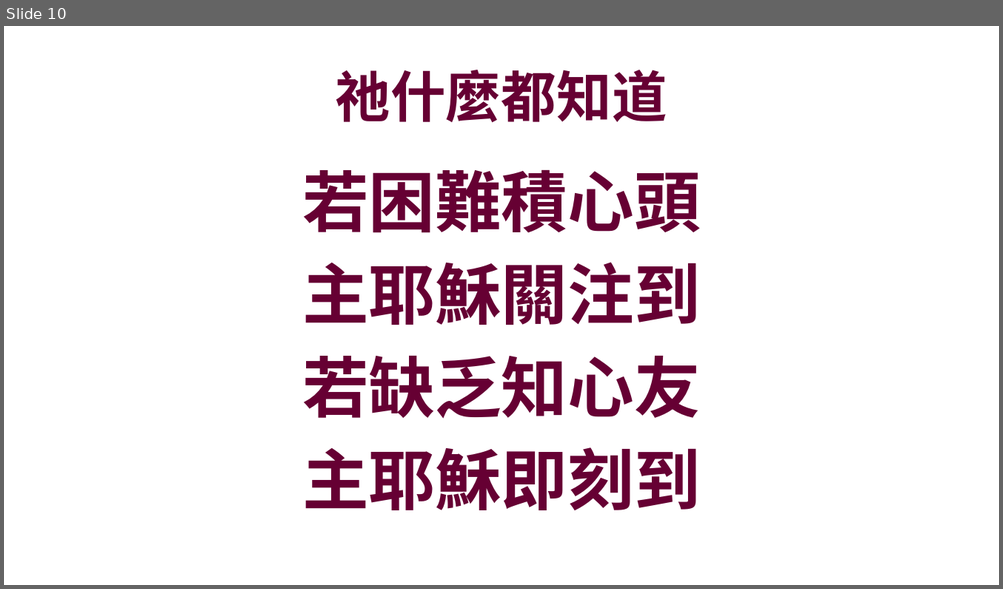
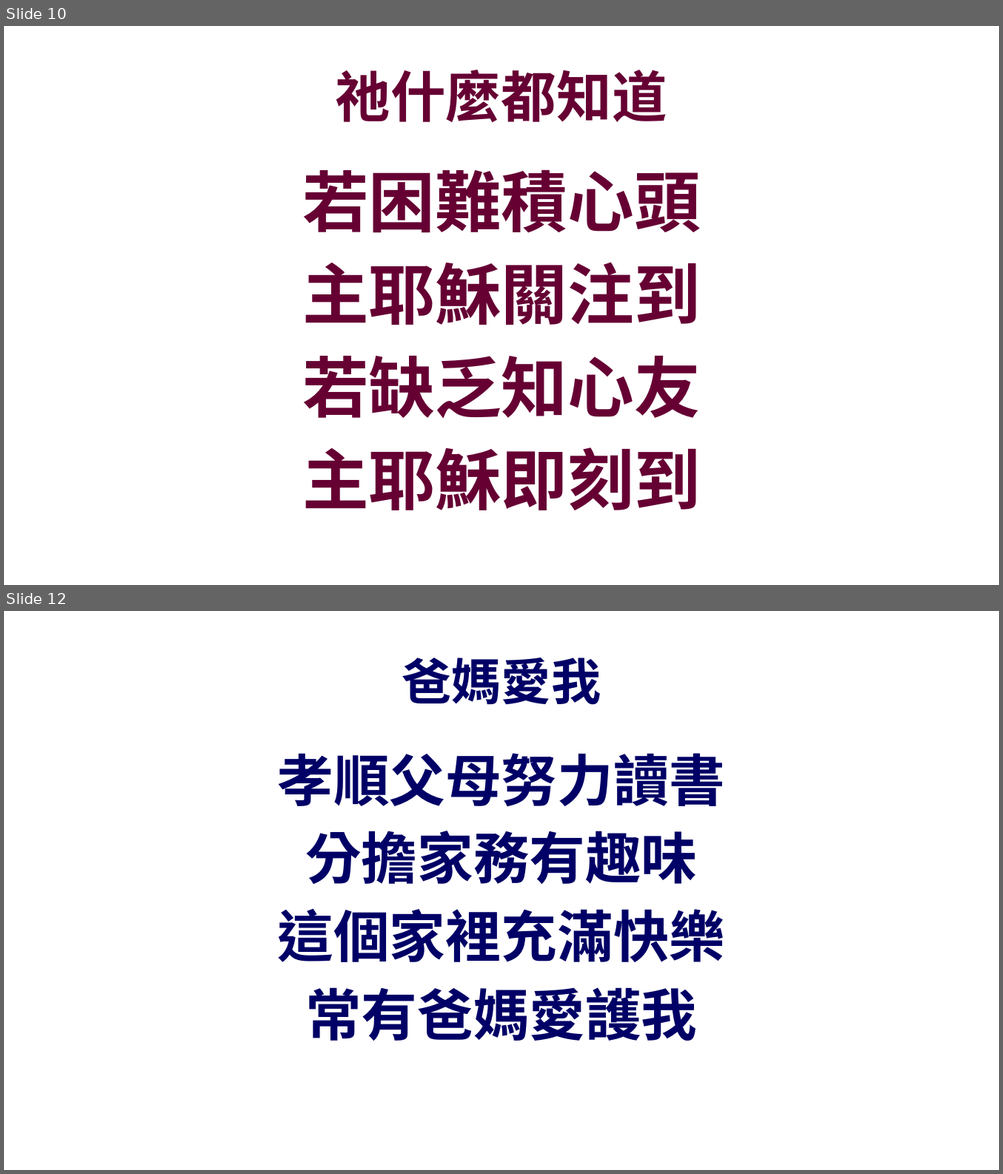
Before and after one commit to batisuoc/bible-school, a slide deck: 2020/6月.pptx. Shown one above the other, each under a label of ours: slide 10 before the commit, slides 10 and 12 after it; the slides between them are not shown. The pictures are 1003x589 and 1003x1174 pixels, drawn with LibreOffice and Linux fonts; fonts in the diff are those of the drawing; background and template pictures are left out. Boxes give left, top, right and bottom in pixels: in the first picture for what was removed or moved away, otherwise in the second. Text is boxed around its words. In the diff, an @@ line names an element or a change of style, - is before the commit and + after.

```diff
--- a/2020/6月.pptx
+++ b/2020/6月.pptx
@@ slide 12 added at (x1=4, y1=611, x2=999, y2=1170), background picture (left out) @@
@@ title added at (x1=402, y1=658, x2=601, y2=705), 48 pt, text #000066, bold @@
+爸媽愛我
@@ text added at (x1=278, y1=753, x2=726, y2=1041), 54 pt, text #000066, bold @@
+孝順父母努力讀書
+分擔家務有趣味
+這個家裡充滿快樂
+常有爸媽愛護我
```
Also in this commit, not shown: 8 other slides added, 3 other files.
